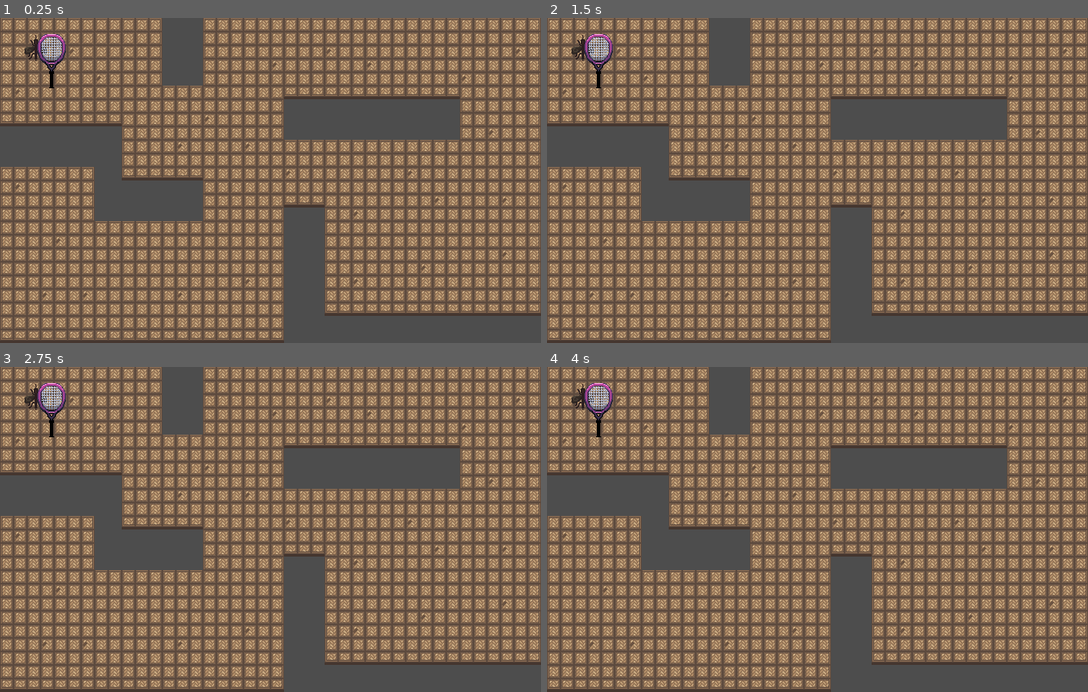
Above: before the commit, frames 1-4 (two rows, left to right).
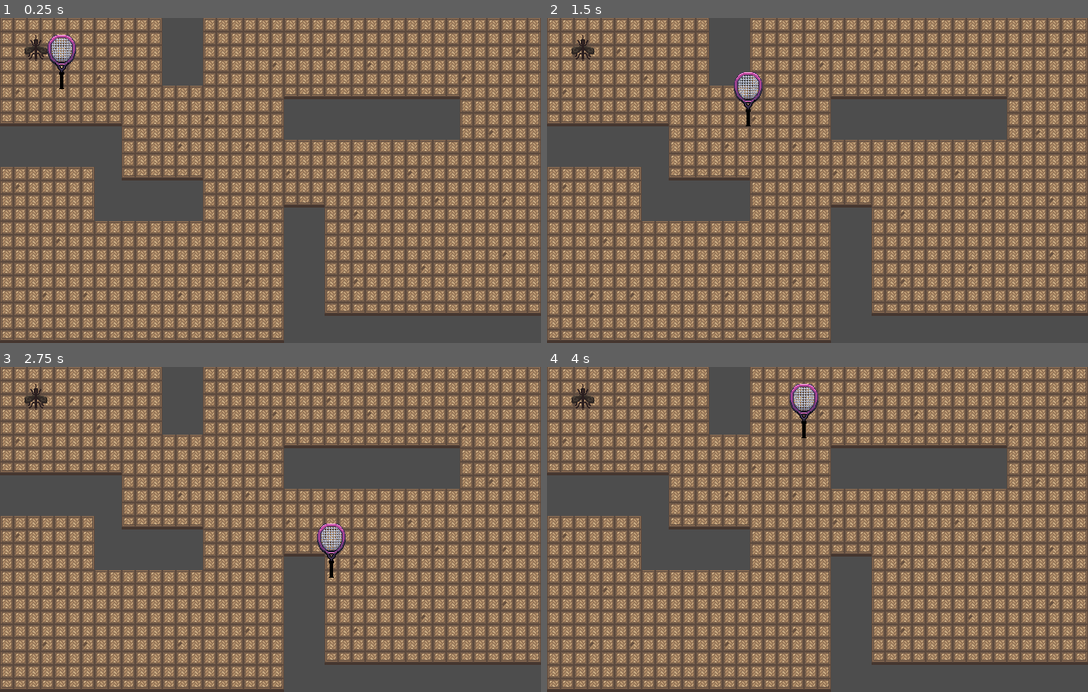
Above: after the commit, the same moments.

Repository: VivianChenyc5519/hit-mosquito
Game: Godot game, scene res://scenes/game.tscn
Same seed, same stepped clock (60 frames per second), same inputs: the game is played once before the commit and once after it.
Inputs (mouse positions are in pixels of both pictures, inside the frame that each line leads up to):
- Up to frame 1 (0.25 s): no input
- Up to frame 2 (1.5 s): tap Enter at 0.5 s; move the mouse to (936, 164) at 0.52 s; hold D (move_right, bound only after the commit) 0.53-1.28 s; tap 1 at 0.6 s; move the mouse to (709, 196) at 1.27 s; hold S (move_down, bound only after the commit) from 1.28 s (still down); tap 2 at 1.35 s
- Up to frame 3 (2.75 s): move the mouse to (324, 458) at 2.02 s; release S (move_down, bound only after the commit) at 2.03 s; hold D (move_right, bound only after the commit) from 2.03 s (still down); tap 3 at 2.1 s
- Up to frame 4 (4 s): move the mouse to (790, 594) at 2.77 s; release D (move_right, bound only after the commit) at 2.78 s; hold W (move_up, bound only after the commit) 2.78-3.53 s; tap 1 at 2.85 s; move the mouse to (979, 578) at 3.52 s; hold A (move_left, bound only after the commit) from 3.53 s (still down); tap 2 at 3.6 s

The runs differ from the first frame. In frame 1, 0.6% of the frame differs, in the area x 6-15%, y 4-22%; in frame 2, 0.8%; in frame 3, 0.8%, in the area x 6-64%, y 4-65%; in frame 4, 0.8%.

Commit message:
add control for human
Now the racket can move in the game. Need to add collision detection later

Diff:
--- a/project.godot
+++ b/project.godot
@@ -26,6 +26,33 @@
 
 project/assembly_name="HitMosquito"
 
+[input]
+
+move_up={
+"deadzone": 0.2,
+"events": [Object(InputEventKey,"resource_local_to_scene":false,"resource_name":"","device":16,"window_id":0,"alt_pressed":false,"shift_pressed":false,"ctrl_pressed":false,"meta_pressed":false,"pressed":false,"keycode":0,"physical_keycode":87,"key_label":0,"unicode":0,"location":0,"echo":false,"script":null)
+, Object(InputEventKey,"resource_local_to_scene":false,"resource_name":"","device":16,"window_id":0,"alt_pressed":false,"shift_pressed":false,"ctrl_pressed":false,"meta_pressed":false,"pressed":false,"keycode":0,"physical_keycode":4194320,"key_label":0,"unicode":0,"location":0,"echo":false,"script":null)
+]
+}
+move_right={
+"deadzone": 0.2,
+"events": [Object(InputEventKey,"resource_local_to_scene":false,"resource_name":"","device":16,"window_id":0,"alt_pressed":false,"shift_pressed":false,"ctrl_pressed":false,"meta_pressed":false,"pressed":false,"keycode":0,"physical_keycode":68,"key_label":0,"unicode":0,"location":0,"echo":false,"script":null)
+, Object(InputEventKey,"resource_local_to_scene":false,"resource_name":"","device":16,"window_id":0,"alt_pressed":false,"shift_pressed":false,"ctrl_pressed":false,"meta_pressed":false,"pressed":false,"keycode":0,"physical_keycode":4194322,"key_label":0,"unicode":0,"location":0,"echo":false,"script":null)
+]
+}
+move_left={
+"deadzone": 0.2,
+"events": [Object(InputEventKey,"resource_local_to_scene":false,"resource_name":"","device":16,"window_id":0,"alt_pressed":false,"shift_pressed":false,"ctrl_pressed":false,"meta_pressed":false,"pressed":false,"keycode":0,"physical_keycode":65,"key_label":0,"unicode":0,"location":0,"echo":false,"script":null)
+, Object(InputEventKey,"resource_local_to_scene":false,"resource_name":"","device":16,"window_id":0,"alt_pressed":false,"shift_pressed":false,"ctrl_pressed":false,"meta_pressed":false,"pressed":false,"keycode":0,"physical_keycode":4194319,"key_label":0,"unicode":0,"location":0,"echo":false,"script":null)
+]
+}
+move_down={
+"deadzone": 0.2,
+"events": [Object(InputEventKey,"resource_local_to_scene":false,"resource_name":"","device":16,"window_id":0,"alt_pressed":false,"shift_pressed":false,"ctrl_pressed":false,"meta_pressed":false,"pressed":false,"keycode":0,"physical_keycode":83,"key_label":0,"unicode":0,"location":0,"echo":false,"script":null)
+, Object(InputEventKey,"resource_local_to_scene":false,"resource_name":"","device":16,"window_id":0,"alt_pressed":false,"shift_pressed":false,"ctrl_pressed":false,"meta_pressed":false,"pressed":false,"keycode":0,"physical_keycode":4194322,"key_label":0,"unicode":0,"location":0,"echo":false,"script":null)
+]
+}
+
 [physics]
 
 3d/physics_engine="Jolt Physics"
--- a/scenes/racket.tscn
+++ b/scenes/racket.tscn
@@ -1,5 +1,6 @@
 [gd_scene format=3 uid="uid://vca5a5aeqt5f"]
 
+[ext_resource type="Script" uid="uid://bj3e1um2igvry" path="res://scripts/human.gd" id="1_fvi3j"]
 [ext_resource type="Texture2D" uid="uid://btlke47w2aeos" path="res://assets/r_hit.png" id="1_p3awx"]
 
 [sub_resource type="AtlasTexture" id="AtlasTexture_fvi3j"]
@@ -101,6 +102,7 @@
 radius = 16.0
 
 [node name="Racket" type="CharacterBody2D" unique_id=766657232]
+script = ExtResource("1_fvi3j")
 
 [node name="AnimatedSprite2D" type="AnimatedSprite2D" parent="." unique_id=1987754250]
 position = Vector2(61, 51)
@@ -111,3 +113,7 @@
 [node name="CollisionShape2D" type="CollisionShape2D" parent="." unique_id=890618767]
 position = Vector2(61, 36)
 shape = SubResource("CircleShape2D_6ugr2")
+
+[node name="RacketPivot" type="Node2D" parent="." unique_id=1084132392]
+
+[node name="RacketSprite" type="Sprite2D" parent="RacketPivot" unique_id=1161267304]
--- /dev/null
+++ b/scripts/human.gd
@@ -0,0 +1,63 @@
+class_name Human
+extends CharacterBody2D
+
+signal slap_requested
+
+@export var move_speed := 220.0
+
+@onready var racket_pivot: Node2D = $RacketPivot
+
+var input_enabled := true
+var is_stunned := false
+
+
+func _physics_process(_delta: float) -> void:
+	handle_movement()
+	handle_aim()
+
+
+func handle_movement() -> void:
+	if not input_enabled or is_stunned:
+		velocity = Vector2.ZERO
+		move_and_slide()
+		return
+
+	var direction := Input.get_vector(
+		"move_left",
+		"move_right",
+		"move_up",
+		"move_down"
+	)
+
+	velocity = direction * move_speed
+	move_and_slide()
+
+
+func handle_aim() -> void:
+	racket_pivot.look_at(get_global_mouse_position())
+
+
+func _unhandled_input(event: InputEvent) -> void:
+	if event.is_action_pressed("slap"):
+		request_slap()
+
+
+func request_slap() -> void:
+	if not input_enabled or is_stunned:
+		return
+
+	slap_requested.emit()
+
+
+func set_stunned(stunned: bool) -> void:
+	is_stunned = stunned
+
+	if stunned:
+		velocity = Vector2.ZERO
+
+
+func set_input_enabled(enabled: bool) -> void:
+	input_enabled = enabled
+
+	if not enabled:
+		velocity = Vector2.ZERO
Not shown, added: scripts/human.gd.uid
